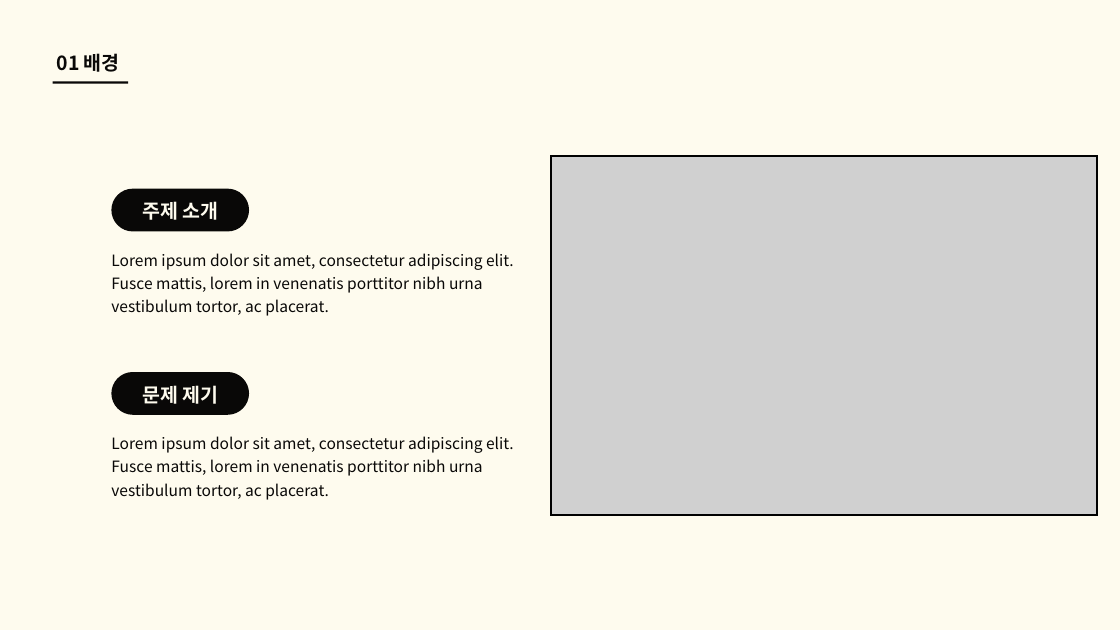
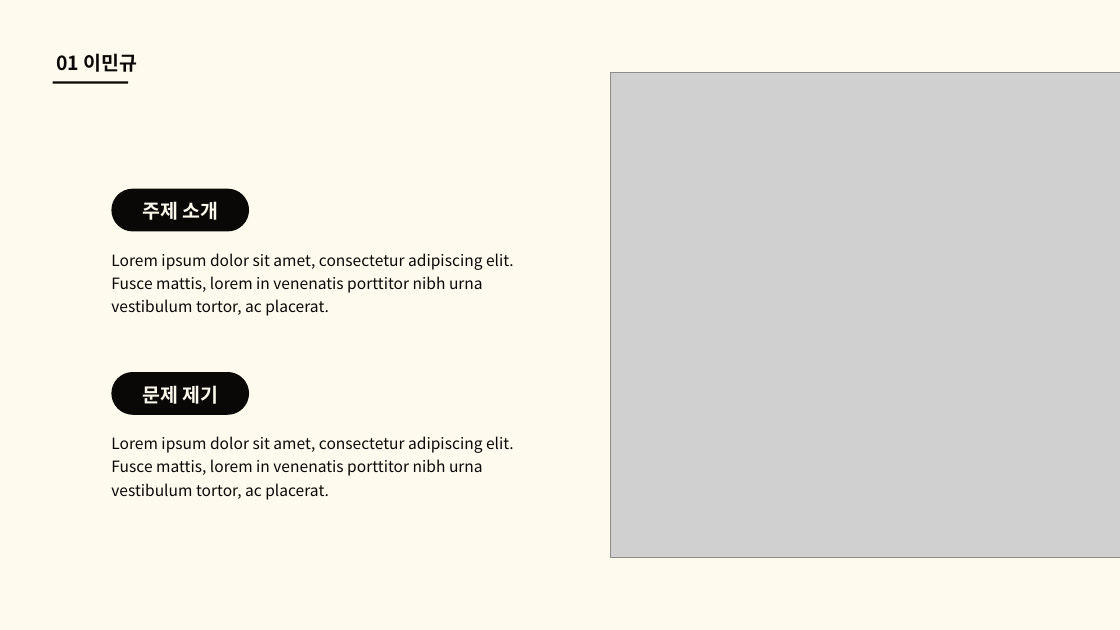
Before and after one commit to good-thing/CargoDriver, a slide deck: slide 8 of 알고리즘 3팀 화물차 알고리즘.pptx (slide 6 before the commit). Drawn at 1120x630 pixels with LibreOffice and Linux fonts; fonts in the diff are those of the drawing; grey boxes stand for pictures. Boxes give left, top, right and bottom in pixels: in the first picture for what was removed or moved away, otherwise in the second. Text is boxed around its words. In the diff, an @@ line names an element or a change of style, - is before the commit and + after.

```diff
--- a/알고리즘 3팀 화물차 알고리즘.pptx
+++ b/알고리즘 3팀 화물차 알고리즘.pptx
@@ text at (57,53,138,72): text changed @@
-01 배경
+01 이민규
@@ picture: place and size @@
-picture at (550,156,1096,515)
+picture at (610,72,1120,558)
```
Also in this commit, not shown: 2 other slides changed, 3 slides added, 1 other file.
